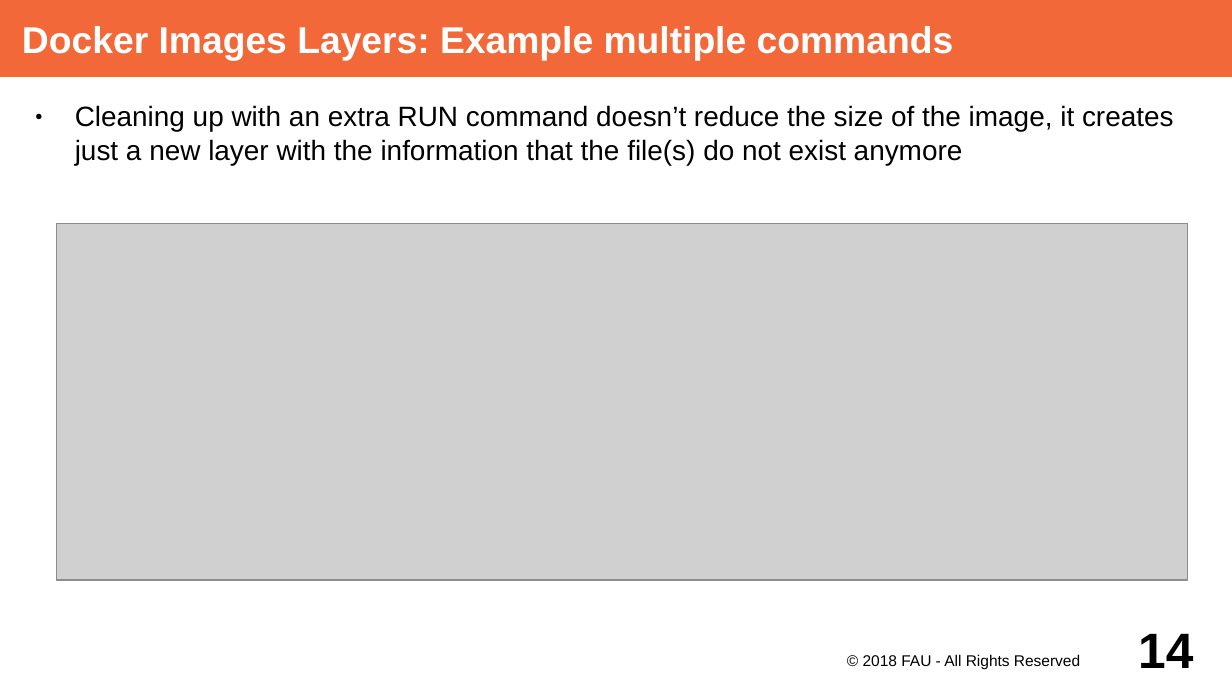
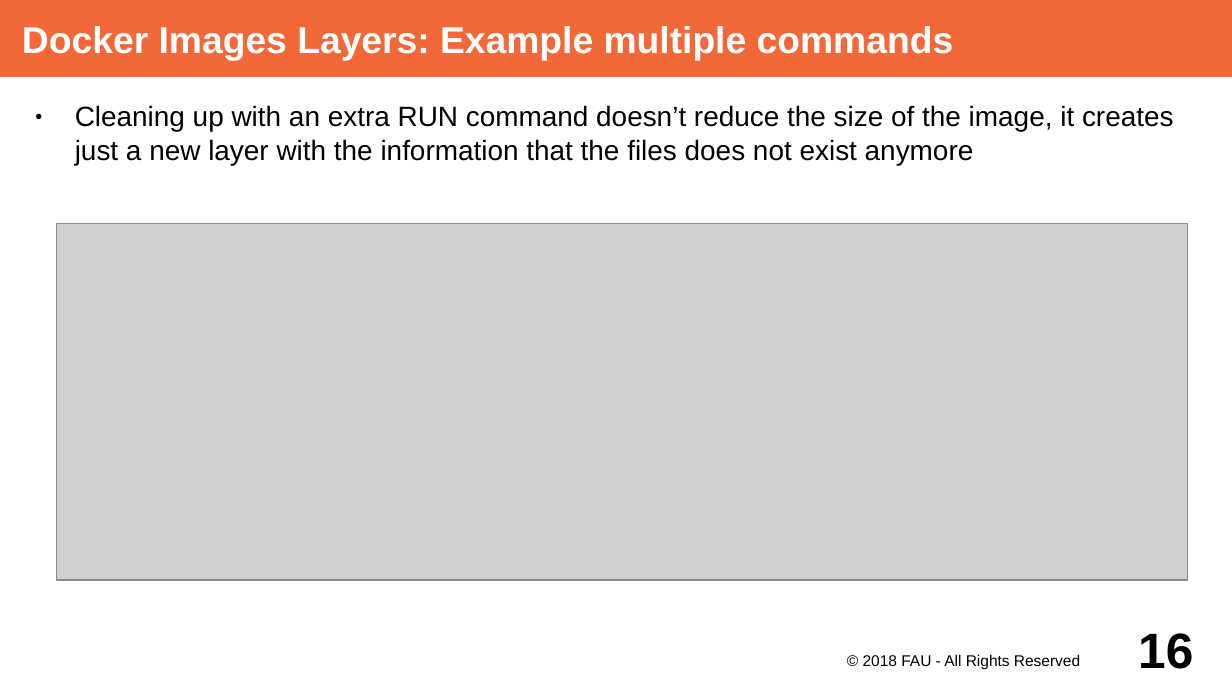
Before and after one commit to dirkriehle/adap-course, a slide deck: slide 16 of Lecture Slides/ADAP Z01 - Containerization.odp (slide 14 before the commit). Drawn at 1232x693 pixels with LibreOffice and Linux fonts; fonts in the diff are those of the drawing; grey boxes stand for pictures. Boxes give left, top, right and bottom in pixels: in the first picture for what was removed or moved away, otherwise in the second. Text is boxed around its words. In the diff, an @@ line names an element or a change of style, - is before the commit and + after.

```diff
--- a/Lecture Slides/ADAP Z01 - Containerization.odp
+++ b/Lecture Slides/ADAP Z01 - Containerization.odp
@@ text at box(75, 105, 1174, 165): text changed @@
-● Cleaning up with an extra RUN command doesn’t reduce the size of the image, it creates just a new layer with the information that the file(s) do not exist anymore
+● Cleaning up with an extra RUN command doesn’t reduce the size of the image, it creates just a new layer with the information that the files does not exist anymore
@@ page number at box(1138, 633, 1193, 669): text changed @@
-14
+16
```
Also in this commit, not shown: 4 other slides changed, 4 slides added.
